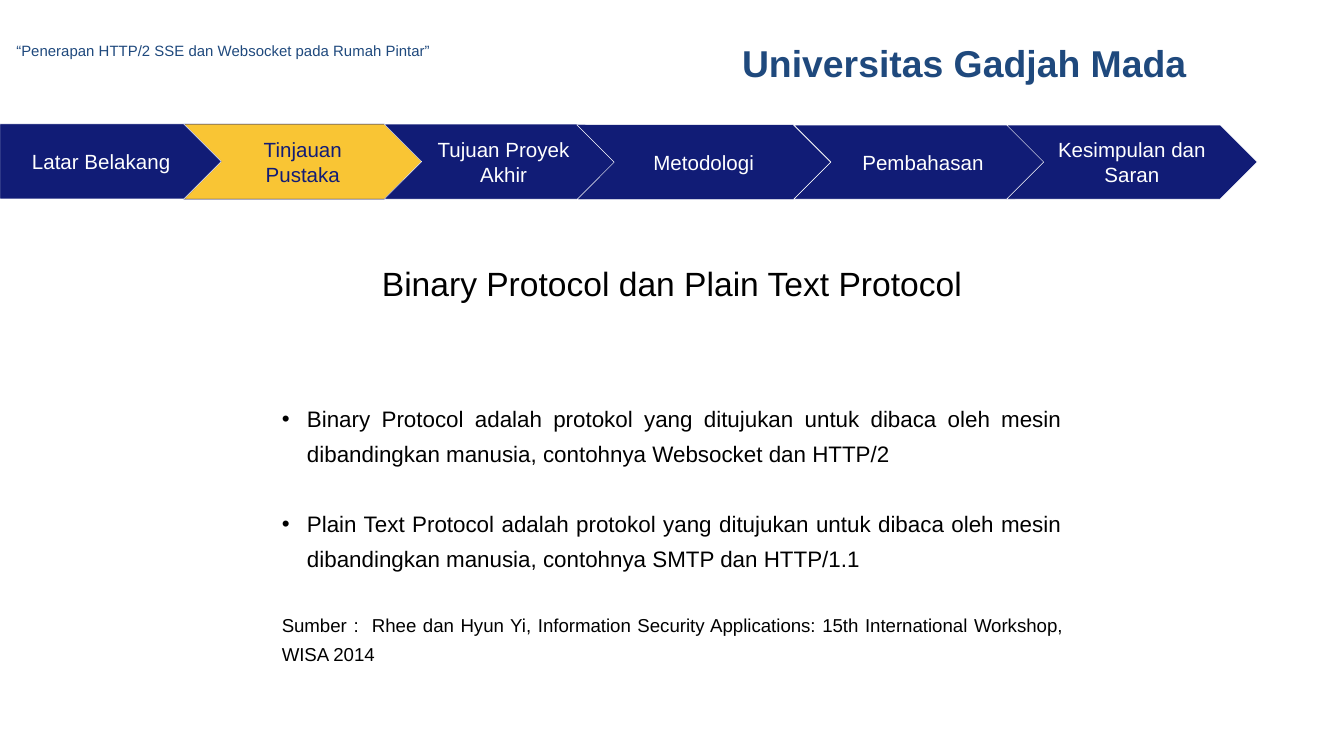
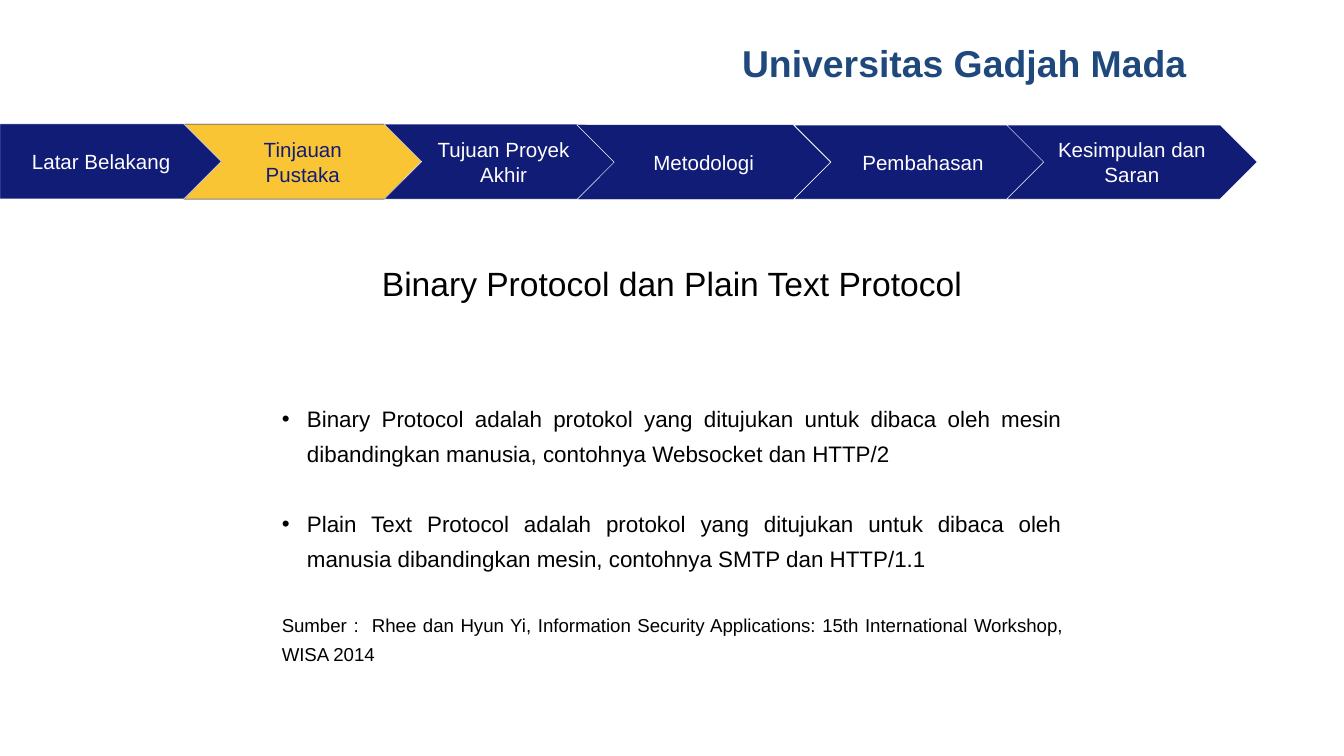
Before and after one commit to rusminto/ws_sse, a slide deck: slide 5 of berkas/ppt muham.pptx (slide 6 before the commit). Drawn at 1344x756 pixels with LibreOffice and Linux fonts; fonts in the diff are those of the drawing; background and template pictures are left out. Boxes give left, top, right and bottom in pixels: in the first picture for what was removed or moved away, otherwise in the second. Text is boxed around its words. In the diff, an @@ line names an element or a change of style, - is before the commit and + after.

```diff
--- a/berkas/ppt muham.pptx
+++ b/berkas/ppt muham.pptx
@@ text removed at [16, 45, 430, 59] @@
-“Penerapan HTTP/2 SSE dan Websocket pada Rumah Pintar”
@@ text at [307, 515, 1061, 572]: text changed @@
-• Plain Text Protocol adalah protokol yang ditujukan untuk dibaca oleh mesin dibandingkan manusia, contohnya SMTP dan HTTP/1.1
+• Plain Text Protocol adalah protokol yang ditujukan untuk dibaca oleh manusia dibandingkan mesin, contohnya SMTP dan HTTP/1.1
```
Also in this commit, not shown: 23 other slides changed, 2 slides removed, 50 other files.
